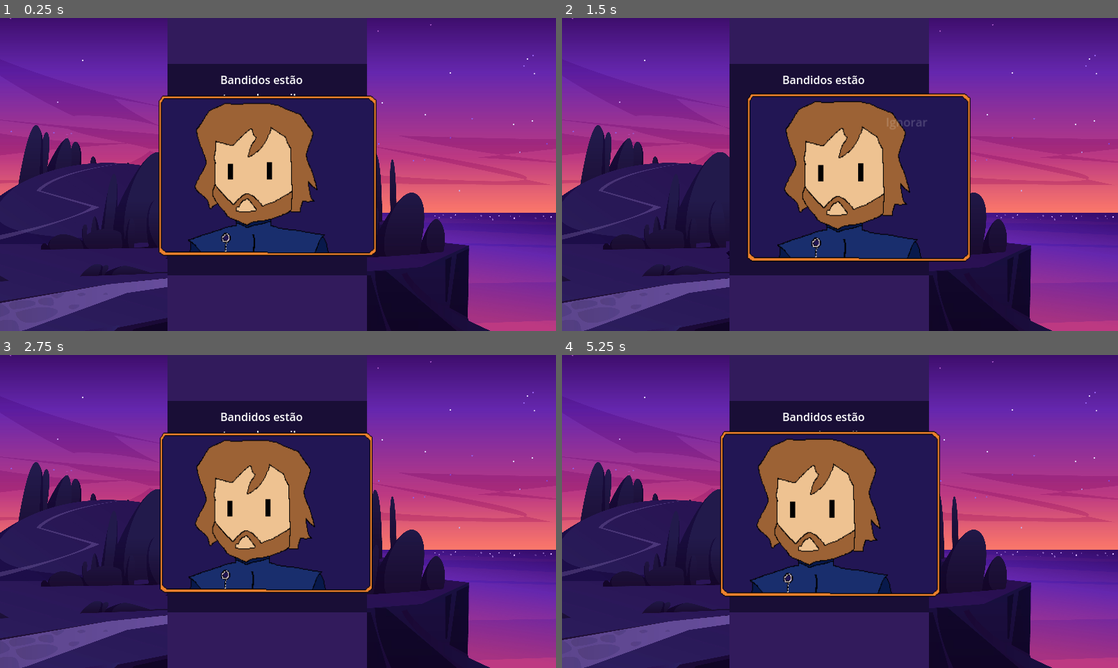
Above: before the commit, frames 1-4 (two rows, left to right).
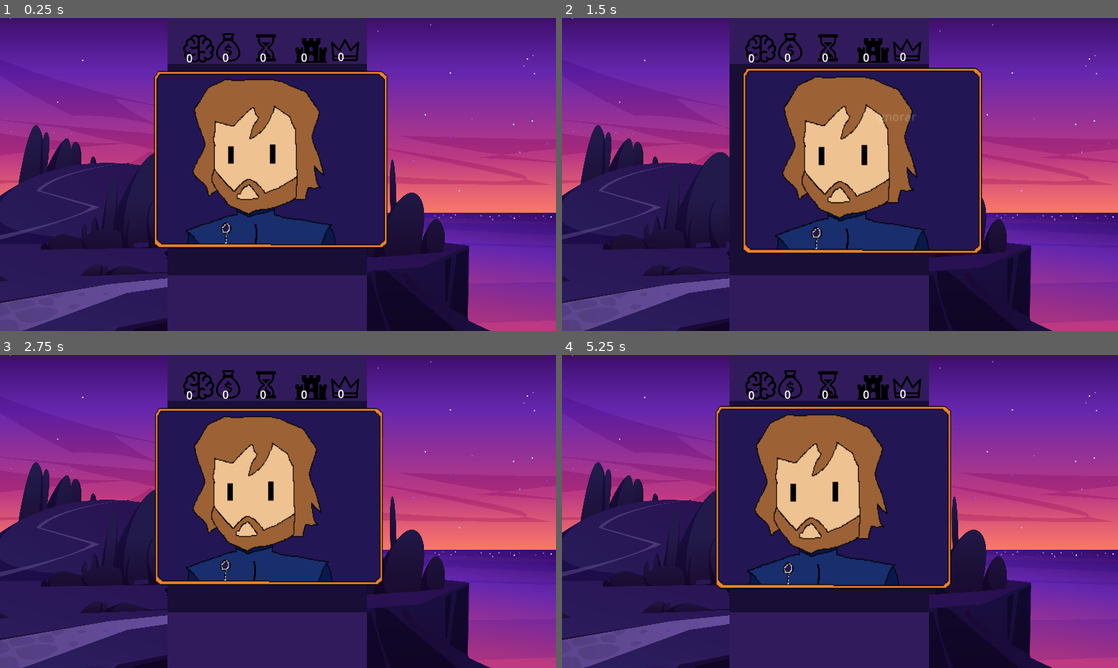
Above: after the commit, the same moments.

Repository: JulioDomanski/TCC
Game: Godot game, scene res://scenes/Main.tscn
Two runs of this game, one before a commit and one after it. Both use one fixed random seed, a clock stepped at 60 frames per second and the inputs below.
Inputs (mouse positions are in pixels of both pictures, inside the frame that each line leads up to):
- Up to frame 1 (0.25 s): no input
- Up to frame 2 (1.5 s): tap Enter at 0.5 s; drag from (828, 168) to (895, 105) at 0.52 s; drag from (728, 190) to (812, 237) at 1.27 s
- Up to frame 3 (2.75 s): move the mouse to (333, 442) at 2.02 s; click (333, 442) at 2.17 s
- Up to frame 4 (5.25 s): tap Space at 2.75, 5 s; drag from (812, 574) to (673, 464) at 2.77 s; move the mouse to (1006, 558) at 3.52 s; click (1006, 558) at 3.67 s; tap Enter at 4.25 s; drag from (673, 464) to (756, 433) at 4.27 s; move the mouse to (867, 511) at 5.02 s; click (867, 511) at 5.17 s

The runs differ from the first frame. In frame 1, 13% of the frame differs, in the area x 27-70%, y 4-76%; in frame 2, 14%, in the area x 32-76%, y 4-78%; in frame 3, 13%; in frame 4, 14%.

Commit message:
Adicao Indicadores Sem Logica

Diff:
--- a/data/cards.json
+++ b/data/cards.json
@@ -12,7 +12,8 @@
 		"right_effects": {
 			"people": -20,
 			"economy": -10
-		}
+		},
+		"correct_answer":"right"
 	},
 	{
 		"id": 2,
@@ -26,6 +27,7 @@
 		},
 		"right_effects": {
 			"economy": 15
-		}
+		},
+		"correct_answer":"left"
 	}
 ]
--- a/scenes/Card.tscn
+++ b/scenes/Card.tscn
@@ -23,13 +23,14 @@
 [node name="TextureRect" type="TextureRect" parent="."]
 layout_mode = 1
 anchors_preset = -1
-anchor_left = -0.31
-anchor_right = 1.319
-anchor_bottom = 1.187
-offset_left = -20.54
-offset_top = -68.0
-offset_right = 19.046
-offset_bottom = 70.666
+anchor_left = -0.382
+anchor_top = -1.171
+anchor_right = 1.566
+anchor_bottom = 2.049
+offset_left = -0.0348015
+offset_top = 0.0220032
+offset_right = 8.59717
+offset_bottom = -3.01801
 texture = SubResource("1")
 expand_mode = 1
 
--- a/scenes/Main.tscn
+++ b/scenes/Main.tscn
@@ -1,7 +1,12 @@
-[gd_scene load_steps=3 format=3 uid="uid://d16duve6lpp3y"]
+[gd_scene load_steps=8 format=3 uid="uid://d16duve6lpp3y"]
 
 [ext_resource type="Script" uid="uid://lc7tcfk1dkew" path="res://scripts/Main.gd" id="1"]
 [ext_resource type="Texture2D" uid="uid://unrvme56t2at" path="res://assets/backgrounds/background.png" id="2"]
+[ext_resource type="Texture2D" uid="uid://cs45nupg5stxv" path="res://assets/Indicadores/BrainIcon.png" id="3_nxtc6"]
+[ext_resource type="Texture2D" uid="uid://6mb38bfhn0jt" path="res://assets/Indicadores/MoneyBagIcon.png" id="4_jlsqs"]
+[ext_resource type="Texture2D" uid="uid://sbqp7nr6nb1c" path="res://assets/Indicadores/TimeIcon.png" id="5_q8u5g"]
+[ext_resource type="Texture2D" uid="uid://cbn8v4ut5xvyi" path="res://assets/Indicadores/CastleIcon.png" id="6_lhr70"]
+[ext_resource type="Texture2D" uid="uid://cmm0vn0hunfk0" path="res://assets/Indicadores/CrownIcon.png" id="7_wp0k4"]
 
 [node name="main" type="Control"]
 layout_mode = 3
@@ -31,23 +36,185 @@
 
 [node name="CardContainer" type="Control" parent="."]
 layout_mode = 1
-anchors_preset = 15
-anchor_right = 1.0
-anchor_bottom = 1.0
+anchor_left = 0.298
+anchor_top = 0.151
+anchor_right = 0.66
+anchor_bottom = 0.823
+offset_left = 2.70398
+offset_top = -3.84801
+offset_right = -0.320007
+offset_bottom = -0.304016
 grow_horizontal = 2
 grow_vertical = 2
 
 [node name="Dilema" type="Label" parent="CardContainer"]
 layout_mode = 1
 anchors_preset = -1
-anchor_left = 0.369
-anchor_top = 0.152
-anchor_right = 0.587
-anchor_bottom = 0.188
-offset_left = -5.08801
-offset_top = 8.50399
-offset_right = -5.224
-offset_bottom = 8.17599
+anchor_left = 0.104
+anchor_top = 0.034
+anchor_right = 0.894
+anchor_bottom = 0.087
+offset_left = -0.0559998
+offset_top = 0.0739994
+offset_right = -0.116028
+offset_bottom = -0.193001
 horizontal_alignment = 1
 vertical_alignment = 1
 autowrap_mode = 2
+
+[node name="WrapperIndicadores" type="Control" parent="."]
+layout_mode = 1
+anchor_left = 0.3
+anchor_top = 0.003
+anchor_right = 0.66
+anchor_bottom = 0.144
+offset_left = 0.399994
+offset_top = 0.056
+offset_right = -0.320007
+offset_bottom = -0.312004
+
+[node name="IndicadorMoral" type="TextureRect" parent="WrapperIndicadores"]
+modulate = Color(0, 0, 0, 1)
+layout_mode = 1
+anchors_preset = -1
+anchor_left = 0.027
+anchor_top = 0.132
+anchor_right = 0.222
+anchor_bottom = 0.802
+offset_left = -2.178
+offset_top = 1.988
+offset_right = -1.908
+offset_bottom = 2.018
+texture = ExtResource("3_nxtc6")
+stretch_mode = 3
+
+[node name="IndicadorRecursos" type="TextureRect" parent="WrapperIndicadores"]
+modulate = Color(0, 0, 0, 1)
+layout_mode = 1
+anchors_preset = -1
+anchor_left = 0.193
+anchor_top = 0.132
+anchor_right = 0.389
+anchor_bottom = 0.846
+offset_left = 2.098
+offset_top = 0.988
+offset_right = 1.95399
+offset_bottom = 1.014
+texture = ExtResource("4_jlsqs")
+stretch_mode = 3
+
+[node name="InidicadotTempo" type="TextureRect" parent="WrapperIndicadores"]
+modulate = Color(0, 0, 0, 1)
+layout_mode = 1
+anchors_preset = -1
+anchor_left = 0.391
+anchor_top = 0.154
+anchor_right = 0.587
+anchor_bottom = 0.846
+offset_left = -1.87401
+offset_top = -1.014
+offset_right = -2.01801
+offset_bottom = 1.014
+texture = ExtResource("5_q8u5g")
+stretch_mode = 3
+
+[node name="IndicadorProgresso" type="TextureRect" parent="WrapperIndicadores"]
+modulate = Color(0, 0, 0, 1)
+layout_mode = 1
+anchors_preset = -1
+anchor_left = 0.597
+anchor_top = 0.088
+anchor_right = 0.792
+anchor_bottom = 0.791
+offset_left = -2.158
+offset_top = 6.992
+offset_right = -1.88803
+offset_bottom = 7.019
+texture = ExtResource("6_lhr70")
+stretch_mode = 3
+
+[node name="IndicadorConfianca" type="TextureRect" parent="WrapperIndicadores"]
+modulate = Color(0, 0, 0, 1)
+layout_mode = 1
+anchors_preset = -1
+anchor_left = 0.785
+anchor_top = 0.132
+anchor_right = 0.981
+anchor_bottom = 0.846
+offset_left = -2.99002
+offset_top = 4.988
+offset_right = -3.13403
+offset_bottom = 5.014
+texture = ExtResource("7_wp0k4")
+stretch_mode = 3
+
+[node name="PontosMoral" type="Label" parent="WrapperIndicadores"]
+layout_mode = 1
+anchors_preset = -1
+anchor_left = 0.07
+anchor_top = 0.714
+anchor_right = 0.167
+anchor_bottom = 0.967
+offset_left = 0.0200005
+offset_top = 0.0259933
+offset_right = -0.138008
+offset_bottom = 0.00299072
+text = "0"
+horizontal_alignment = 1
+
+[node name="PontosConfianca" type="Label" parent="WrapperIndicadores"]
+layout_mode = 1
+anchors_preset = -1
+anchor_left = 0.831
+anchor_top = 0.714
+anchor_right = 0.928
+anchor_bottom = 0.956
+offset_left = -1.03403
+offset_top = -1.97401
+offset_right = -1.19202
+offset_bottom = -0.996002
+text = "0"
+horizontal_alignment = 1
+
+[node name="PontosProgresso" type="Label" parent="WrapperIndicadores"]
+layout_mode = 1
+anchors_preset = -1
+anchor_left = 0.643
+anchor_top = 0.714
+anchor_right = 0.739
+anchor_bottom = 0.956
+offset_left = -0.201996
+offset_top = -0.974007
+offset_right = 0.0539856
+offset_bottom = 0.0039978
+text = "0"
+horizontal_alignment = 1
+
+[node name="PontosTempo" type="Label" parent="WrapperIndicadores"]
+layout_mode = 1
+anchors_preset = -1
+anchor_left = 0.437
+anchor_top = 0.714
+anchor_right = 0.534
+anchor_bottom = 0.956
+offset_left = 0.0820007
+offset_top = -0.974007
+offset_right = -0.0760193
+offset_bottom = 0.0039978
+text = "0"
+horizontal_alignment = 1
+
+[node name="PontosRecursos" type="Label" parent="WrapperIndicadores"]
+layout_mode = 1
+anchors_preset = -1
+anchor_left = 0.251
+anchor_top = 0.703
+anchor_right = 0.348
+anchor_bottom = 0.956
+offset_left = 0.0859909
+offset_top = 0.0270004
+offset_right = -0.0720062
+offset_bottom = 0.0039978
+text = "0"
+horizontal_alignment = 1
+uppercase = true
Binary file added: assets/Indicadores/BrainIcon.png
Not shown, added: assets/Indicadores/BrainIcon.png.import
Binary file added: assets/Indicadores/CastleIcon.png
Not shown, added: assets/Indicadores/CastleIcon.png.import
Binary file added: assets/Indicadores/CrownIcon.png
Not shown, added: assets/Indicadores/CrownIcon.png.import
Binary file added: assets/Indicadores/MoneyBagIcon.png
Not shown, added: assets/Indicadores/MoneyBagIcon.png.import
Binary file added: assets/Indicadores/TimeIcon.png
Not shown, added: assets/Indicadores/TimeIcon.png.import
